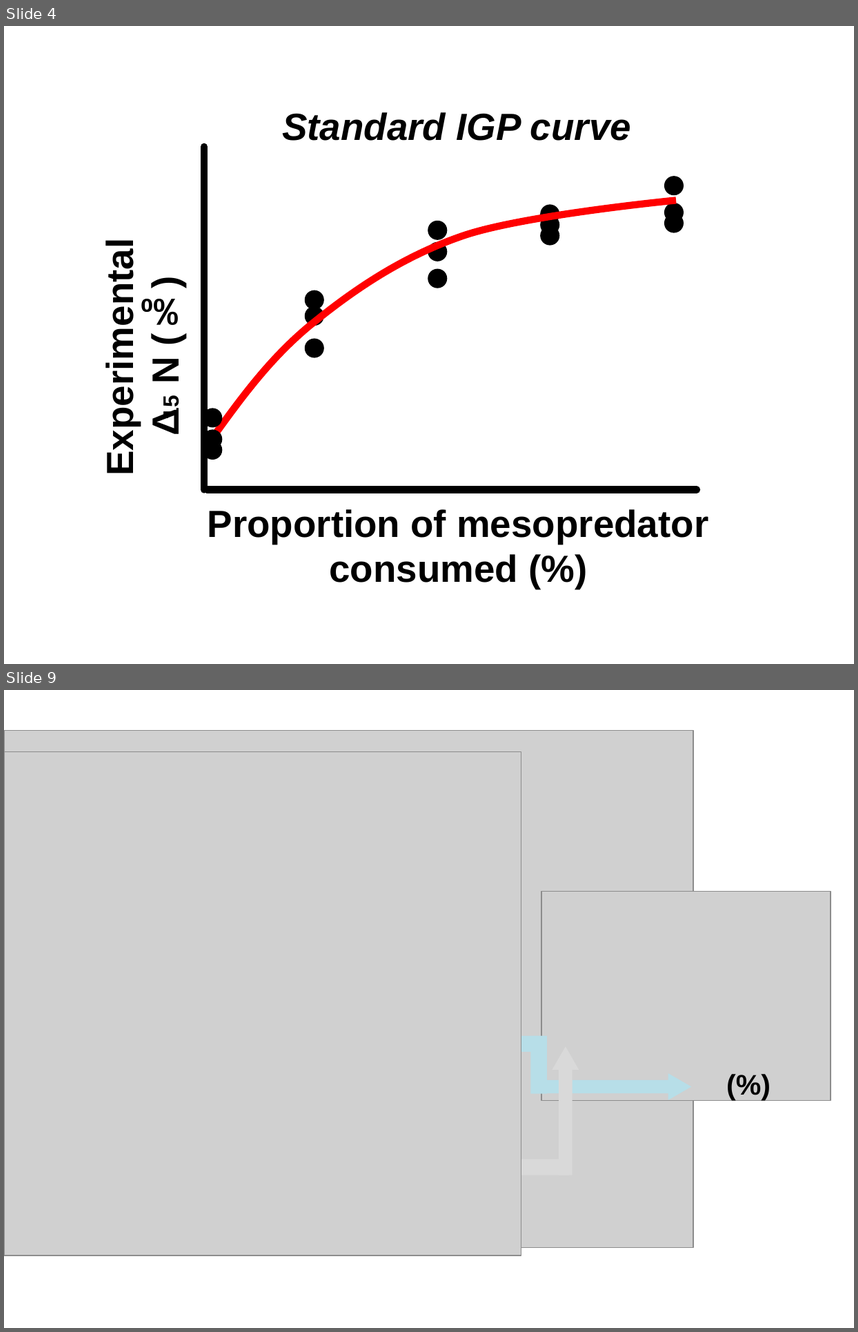
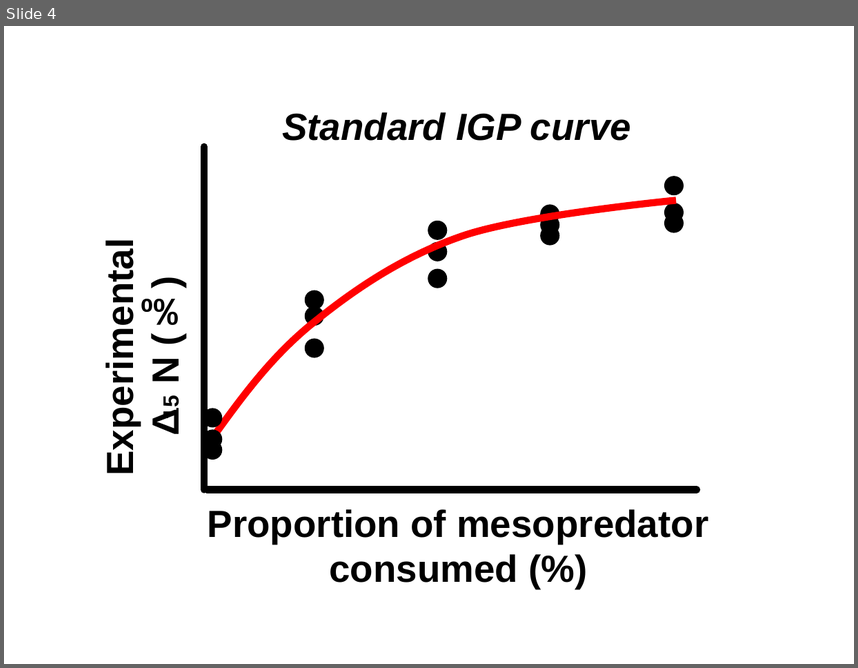
Before and after one commit to GenChangHSU/2023_Framework_for_Degree_of_Intraguild_Predation, a slide deck: Figures/Figures.pptx. Shown one above the other, each under a label of ours: slides 4 and 9 before the commit, slide 4 after it; the slides between them are not shown. The pictures are 858x1332 and 858x668 pixels, drawn with LibreOffice and Linux fonts; fonts in the diff are those of the drawing; grey boxes stand for pictures. Boxes give left, top, right and bottom in pixels: in the first picture for what was removed or moved away, otherwise in the second. Text is boxed around its words. In the diff, an @@ line names an element or a change of style, - is before the commit and + after.

```diff
--- a/Figures/Figures.pptx
+++ b/Figures/Figures.pptx
@@ slide 9 removed at [4,690,854,1328], background #FFFFFF @@
@@ picture removed at [4,730,693,1247] @@
@@ picture removed at [4,752,521,1255] @@
@@ picture removed at [542,891,831,1100] @@
@@ rectangle removed at [518,1035,545,1052] @@
@@ rectangle removed at [530,1036,547,1094] @@
@@ up arrow removed at [553,1046,579,1174] @@
@@ up arrow removed at [547,1072,692,1100] @@
@@ text removed at [718,1063,804,1105] @@
-(%)
@@ rectangle removed at [518,1159,569,1174] @@
```
Also in this commit, not shown: 4 slides changed, 2 slides added, 36 other files.
